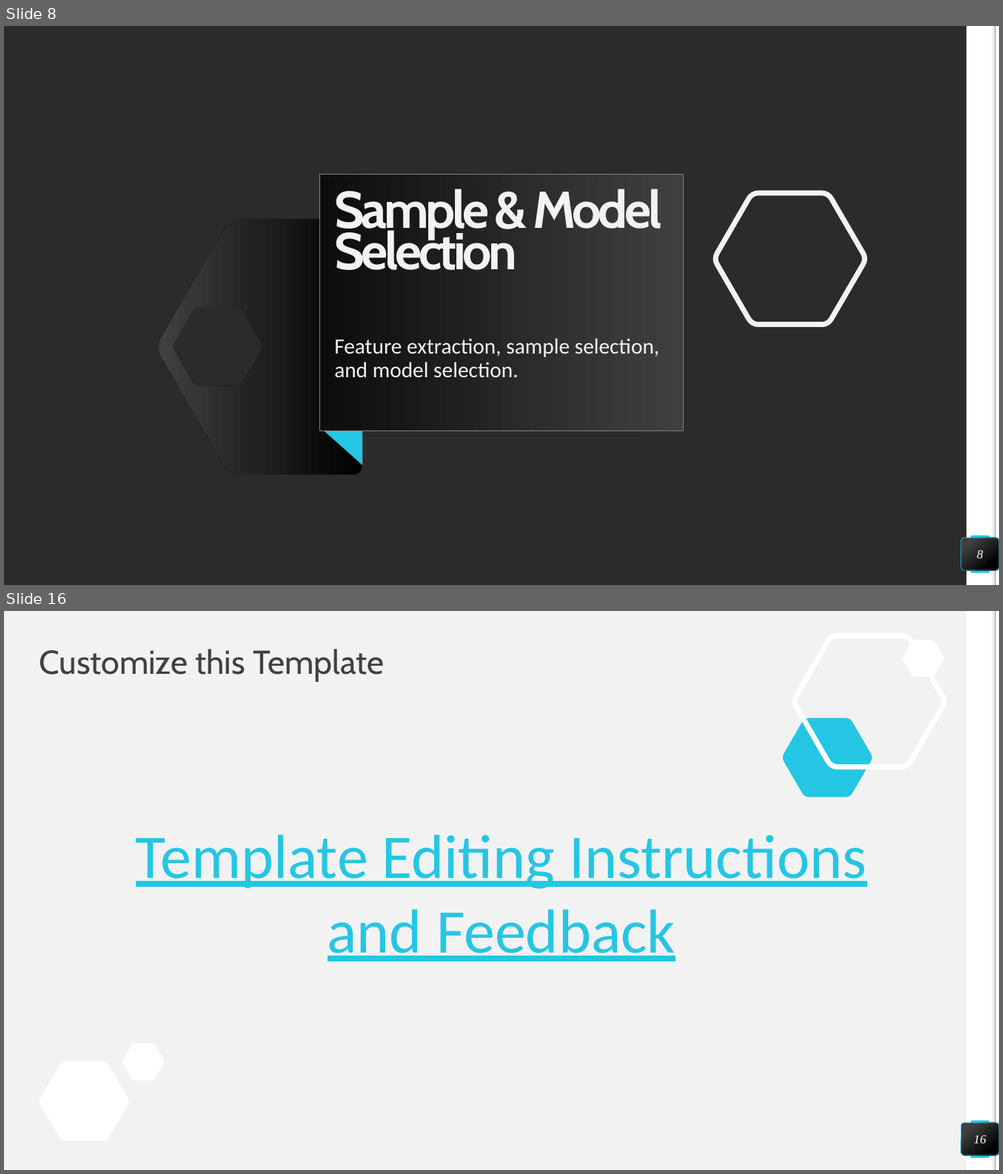
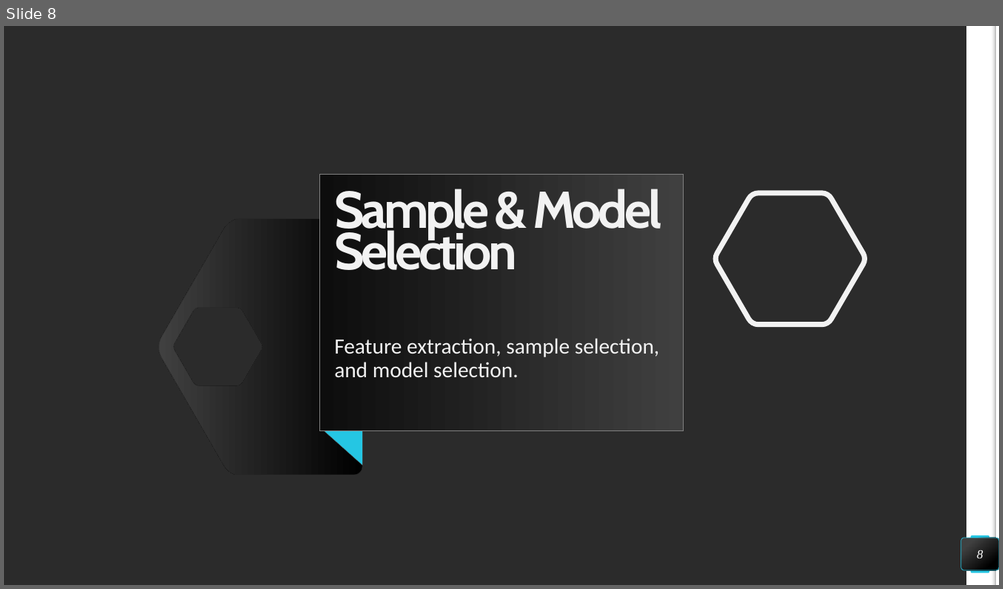
Before and after one commit to differentiablef/london-power-analysis, a slide deck: Final Project - Classifying User Affluence.pptx. Shown one above the other, each under a label of ours: slides 8 and 16 before the commit, slide 8 after it; the slides between them are not shown. The pictures are 1003x1174 and 1003x589 pixels, drawn with LibreOffice and Linux fonts; fonts in the diff are those of the drawing; background and template pictures are left out; a plain dark background stands for a picture behind light text. Boxes give left, top, right and bottom in pixels: in the first picture for what was removed or moved away, otherwise in the second. Text is boxed around its words. In the diff, an @@ line names an element or a change of style, - is before the commit and + after.

```diff
--- a/Final Project - Classifying User Affluence.pptx
+++ b/Final Project - Classifying User Affluence.pptx
@@ slide 16 removed at box(4, 611, 999, 1170), background #F2F2F2; not listed: 4 template elements that a slide beside it also shows @@
@@ title removed at box(40, 649, 384, 682) @@
-Customize this Template
@@ freeform shape removed at box(794, 635, 944, 767) @@
@@ freeform shape removed at box(902, 640, 944, 677) @@
@@ freeform shape removed at box(782, 718, 873, 797) @@
@@ text removed at box(136, 834, 866, 962) @@
-Template Editing Instructions and Feedback
@@ freeform shape removed at box(122, 1044, 165, 1080) @@
@@ freeform shape removed at box(39, 1062, 129, 1142) @@
@@ page number removed at box(962, 1123, 999, 1156) @@
-16
```
Also in this commit, not shown: 3 slides changed, 3 slides added, 6 other slides removed.
